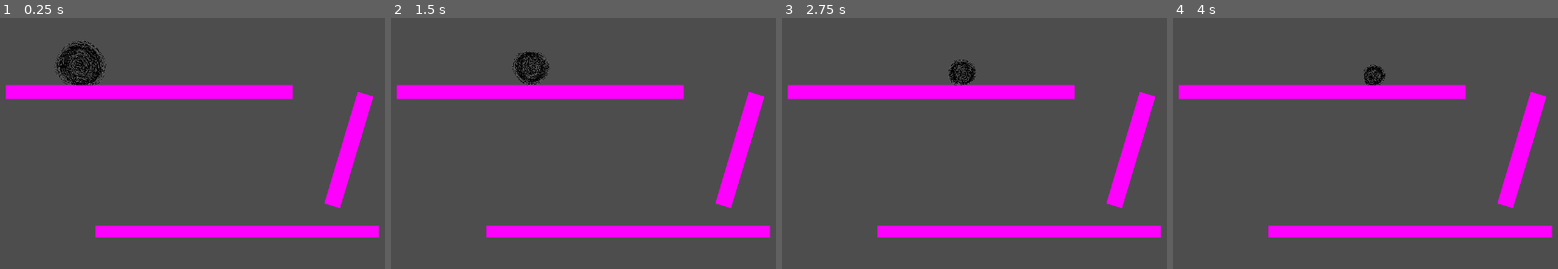
Above: before the commit, frames 1-4 (left to right).
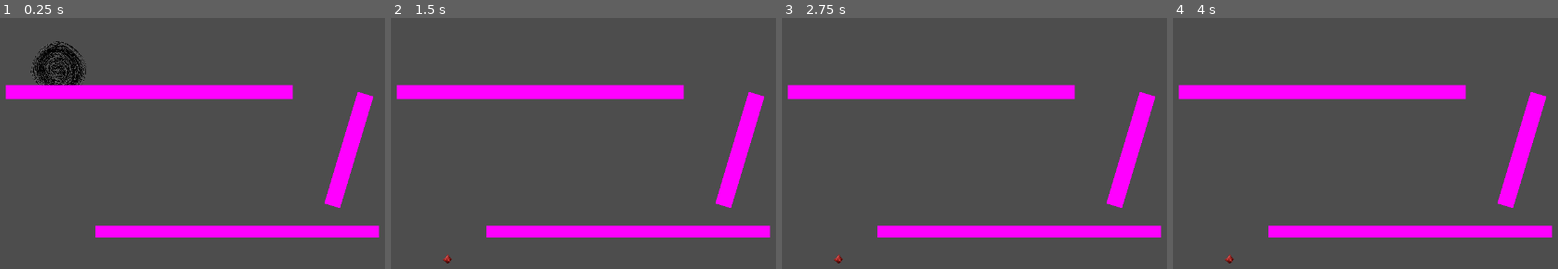
Above: after the commit, the same moments.

Repository: lzcm729/cat-and-string-ball
Game: Godot game, scene res://Test Scene.tscn
Two runs of this game, one before a commit and one after it. Both use one fixed random seed, a clock stepped at 60 frames per second and the inputs below. This scene is started directly instead of the project's main scene.
Inputs:
- Up to frame 1 (0.25 s): no input
- Up to frame 2 (1.5 s): tap Enter (ui_accept) at 0.5, 0.77 s; hold Right (ui_right) from 0.53 s (still down); tap F (ui_patpat) at 0.6, 1.35 s
- Up to frame 3 (2.75 s): tap Enter (ui_accept) at 1.52 s; release Right (ui_right) at 2.03 s; hold Left (ui_left) from 2.03 s (still down); tap F (ui_patpat) at 2.1 s
- Up to frame 4 (4 s): release Left (ui_left) at 2.78 s; hold Right (ui_right) from 2.78 s (still down); tap F (ui_patpat) at 2.85, 3.6 s; tap Enter (ui_accept) at 3.02, 3.77 s

The runs differ from the first frame. In frame 1, 1.8% of the frame differs, in the area x 7-28%, y 9-27%; in frame 2, 0.8%; in frame 3, 0.5%; in frame 4, 0.3%.

Commit message:
球和猫正常不碰撞

Diff:
--- a/Levels/level_1.tscn
+++ b/Levels/level_1.tscn
@@ -17,5 +17,8 @@
 tile_set = ExtResource("4_p86rh")
 format = 2
 
+[node name="StringBall" parent="." instance=ExtResource("5_dgxty")]
+position = Vector2(374, 564)
+
 [node name="Cat" parent="." instance=ExtResource("3_l3wy6")]
 position = Vector2(128, 576)
--- a/Levels/vacant_room.tres
+++ b/Levels/vacant_room.tres
@@ -29,5 +29,6 @@
 5:0/0/physics_layer_0/angular_velocity = 0.0
 
 [resource]
-physics_layer_0/collision_layer = 1
+physics_layer_0/collision_layer = 3
+physics_layer_0/collision_mask = 3
 sources/1 = SubResource("TileSetAtlasSource_3tvcw")
--- a/StringBall/StringBall.gd
+++ b/StringBall/StringBall.gd
@@ -15,7 +15,8 @@
 
 
 func _ready():
-	Hit(Vector2(10000, 0))
+	#Hit(Vector2(10000, 0))
+	pass
 
 
 func _process(delta):
--- a/StringBall/StringBall.tscn
+++ b/StringBall/StringBall.tscn
@@ -6,6 +6,8 @@
 [sub_resource type="CircleShape2D" id="CircleShape2D_eoqub"]
 
 [node name="StringBall" type="RigidBody2D"]
+collision_layer = 2
+collision_mask = 2
 angular_damp = 1.0
 script = ExtResource("1_v6uy8")
 
--- a/cat/cat.gd
+++ b/cat/cat.gd
@@ -34,10 +34,11 @@
 
 	if Input.is_action_just_pressed("ui_patpat"):
 		animated_sprite.play("attack")
+		#set_collision_layer_value(2, true)
 		for body in cat_area.get_overlapping_bodies():
 			if body.has_method("Hit"):
 				body.Hit(Vector2(10000, 0))  # 调用物体的 Hit 方法，施加力量向量 (10000, 0)
-
+		#set_collision_layer_value(2, false)
 	if direction == -1:
 		animated_sprite.flip_h = true
 	else:
Not shown: 1 places in Levels/level_1.tscn that only renumber resources
Not shown: 1 places in Test Scene.tscn that only renumber resources
